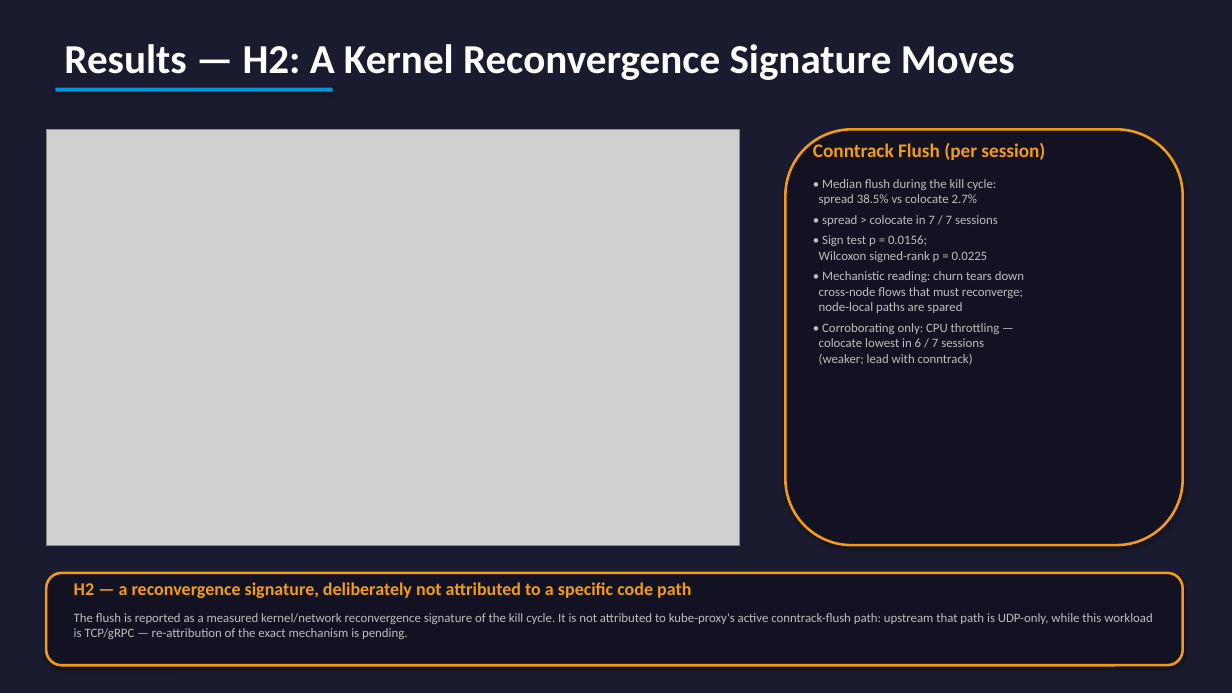
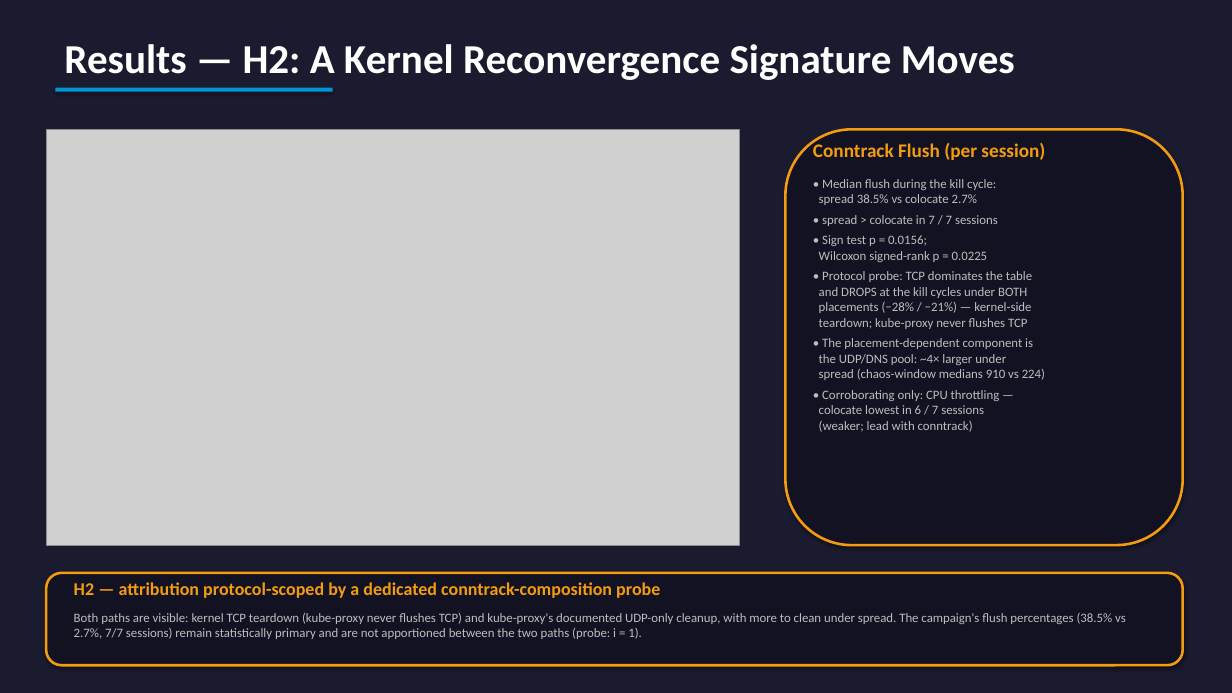
Before and after one commit to yhu02/uva-msc-thesis, a slide deck: slide 10 of ChaosProbe_Presentation.pptx. Drawn at 1232x693 pixels with LibreOffice and Linux fonts; fonts in the diff are those of the drawing; grey boxes stand for pictures. Boxes give left, top, right and bottom in pixels: in the first picture for what was removed or moved away, otherwise in the second. Text is boxed around its words. In the diff, an @@ line names an element or a change of style, - is before the commit and + after.

Commit message:
docs(presentation): sync deck to post-review claims (H5 separator, H2 probe correction, H6 gradient)

```diff
--- a/ChaosProbe_Presentation.pptx
+++ b/ChaosProbe_Presentation.pptx
@@ text at bbox=[819, 271, 1045, 380]: text changed @@
-• Mechanistic reading: churn tears down
-cross-node flows that must reconverge;
-node-local paths are spared
+• Protocol probe: TCP dominates the table
+and DROPS at the kill cycles under BOTH
+placements (−28% / −21%) — kernel-side
+teardown; kube-proxy never flushes TCP
+• The placement-dependent component is
+the UDP/DNS pool: ~4× larger under
+spread (chaos-window medians 910 vs 224)
@@ text at bbox=[74, 582, 660, 598]: text changed @@
-H2 — a reconvergence signature, deliberately not attributed to a specific code path
+H2 — attribution protocol-scoped by a dedicated conntrack-composition probe
@@ text at bbox=[74, 613, 1126, 639]: text changed @@
-The flush is reported as a measured kernel/network reconvergence signature of the kill cycle. It is not attributed to kube-proxy's active conntrack-flush path: upstream that path is UDP-only, while this workload is TCP/gRPC — re-attribution of the exact mechanism is pending.
+Both paths are visible: kernel TCP teardown (kube-proxy never flushes TCP) and kube-proxy's documented UDP-only cleanup, with more to clean under spread. The campaign's flush percentages (38.5% vs 2.7%, 7/7 sessions) remain statistically primary and are not apportioned between the two paths (probe: i = 1).
```
Also in this commit, not shown: 7 other slides changed, 2 other files.
